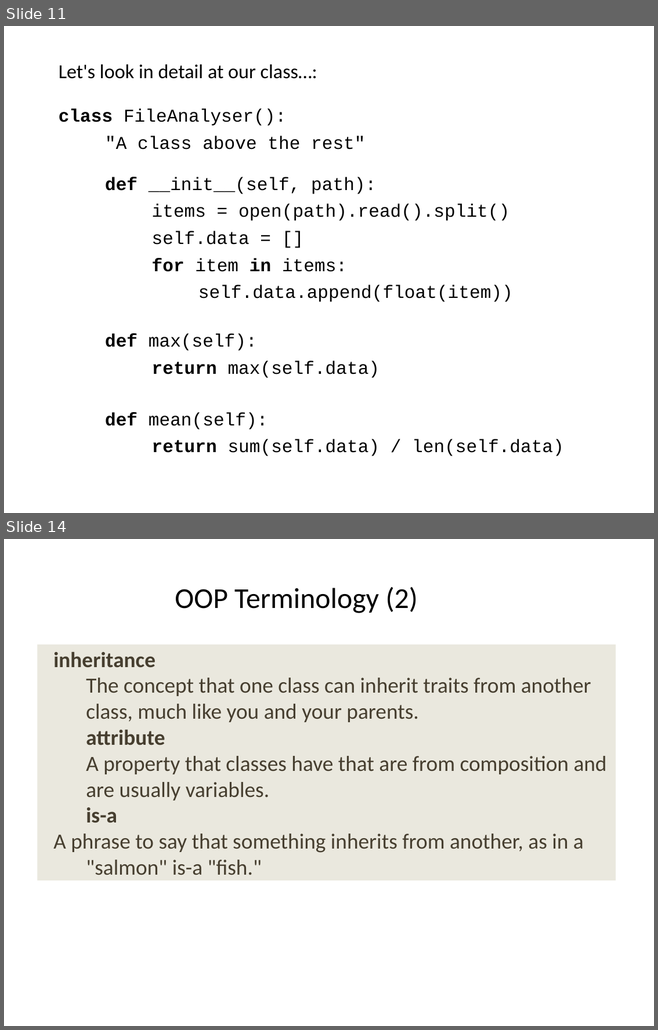
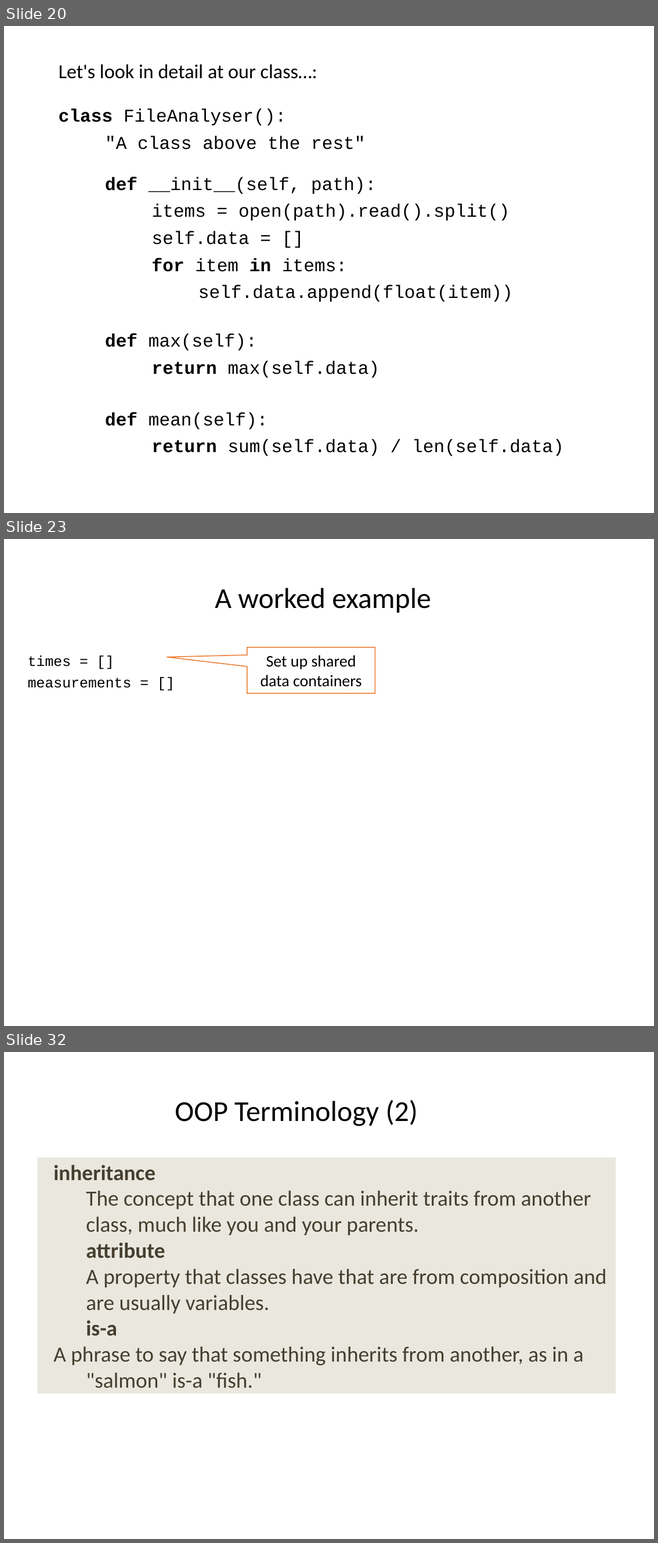
Before and after one commit to ncasuk/ncas-isc, a slide deck: python/presentations/learning_python/22_ceda-oop.pptx. Shown one above the other, each under a label of ours: slides 11 and 14 before the commit, slides 20, 23 and 32 after it; the slides between them are not shown. The pictures are 658x1030 and 658x1543 pixels, drawn with LibreOffice and Linux fonts; fonts in the diff are those of the drawing; background and template pictures are left out. Boxes give left, top, right and bottom in pixels: in the first picture for what was removed or moved away, otherwise in the second. Text is boxed around its words. In the diff, an @@ line names an element or a change of style, - is before the commit and + after.

```diff
--- a/python/presentations/learning_python/22_ceda-oop.pptx
+++ b/python/presentations/learning_python/22_ceda-oop.pptx
@@ slide 23 added at box(4, 539, 654, 1026), background picture (left out) @@
@@ title added at box(215, 588, 431, 613), 32 pt, text #000000 @@
+A worked example
@@ text added at box(28, 656, 132, 688), 16 pt, text #000000 @@
+times = []
+measurements = []
@@ speech box added at box(247, 647, 375, 694), fill #FFFFFF, outline #ED7D31 1 pt, 18 pt, text #000000 @@
+Set up shared data containers
@@ what was slide 11 is now slide 20 @@
@@ what was slide 14 is now slide 32 @@
```
Also in this commit, not shown: 5 slides changed, 26 other slides added, 1 other file.
